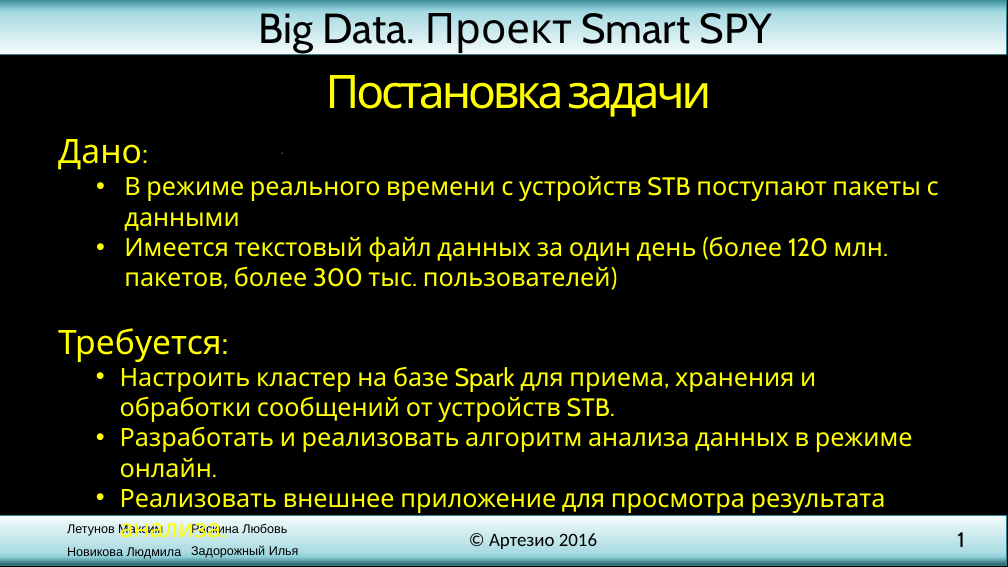
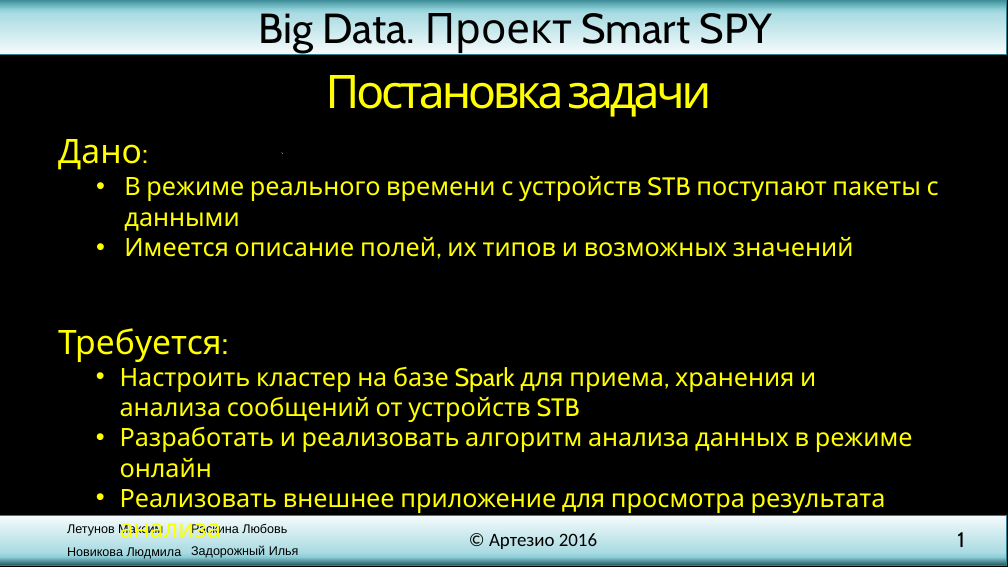
Before and after one commit to SmallDev/TestSmart, a slide deck: slide 1 of presentation.pptx. Drawn at 1008x567 pixels with LibreOffice and Linux fonts; fonts in the diff are those of the drawing; background and template pictures are left out. Boxes give left, top, right and bottom in pixels: in the first picture for what was removed or moved away, otherwise in the second. Text is boxed around its words. In the diff, an @@ line names an element or a change of style, - is before the commit and + after.

Commit message:
add EM slides

```diff
--- a/presentation.pptx
+++ b/presentation.pptx
@@ text at bbox=[124, 237, 854, 257]: text changed @@
-  • Имеется текстовый файл данных за один день (более 120 млн. пакетов, более 300 тыс. пользователей)
+  • Имеется описание полей, их типов и возможных значений
@@ text at bbox=[120, 366, 913, 513]: text changed @@
-  • Настроить кластер на базе Spark для приема, хранения и обработки сообщений от устройств STB.
-  • Разработать и реализовать алгоритм анализа данных в режиме онлайн.
-  • Реализовать внешнее приложение для просмотра результата анализа.
+  • Настроить кластер на базе Spark для приема, хранения и анализа сообщений от устройств STB
+  • Разработать и реализовать алгоритм анализа данных в режиме онлайн
+  • Реализовать внешнее приложение для просмотра результата анализа
```
Also in this commit, not shown: 3 other slides changed, 3 slides added.
